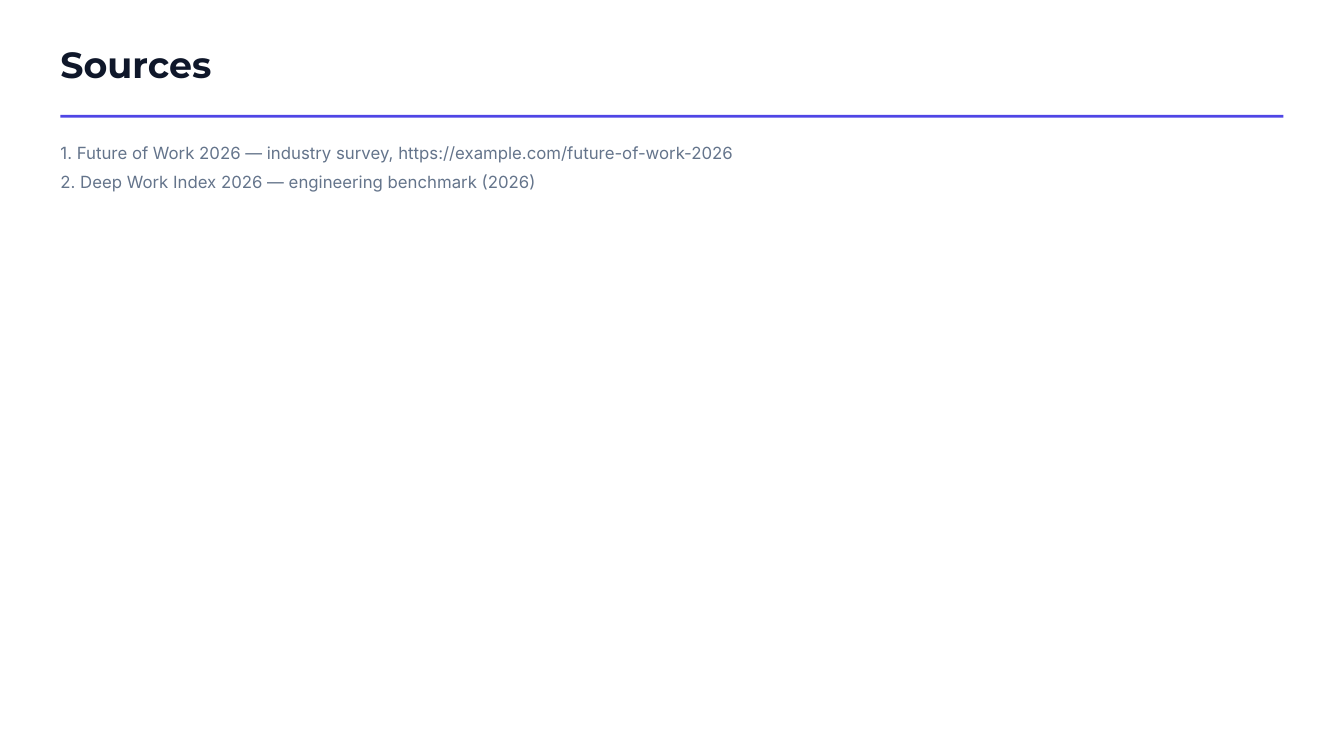
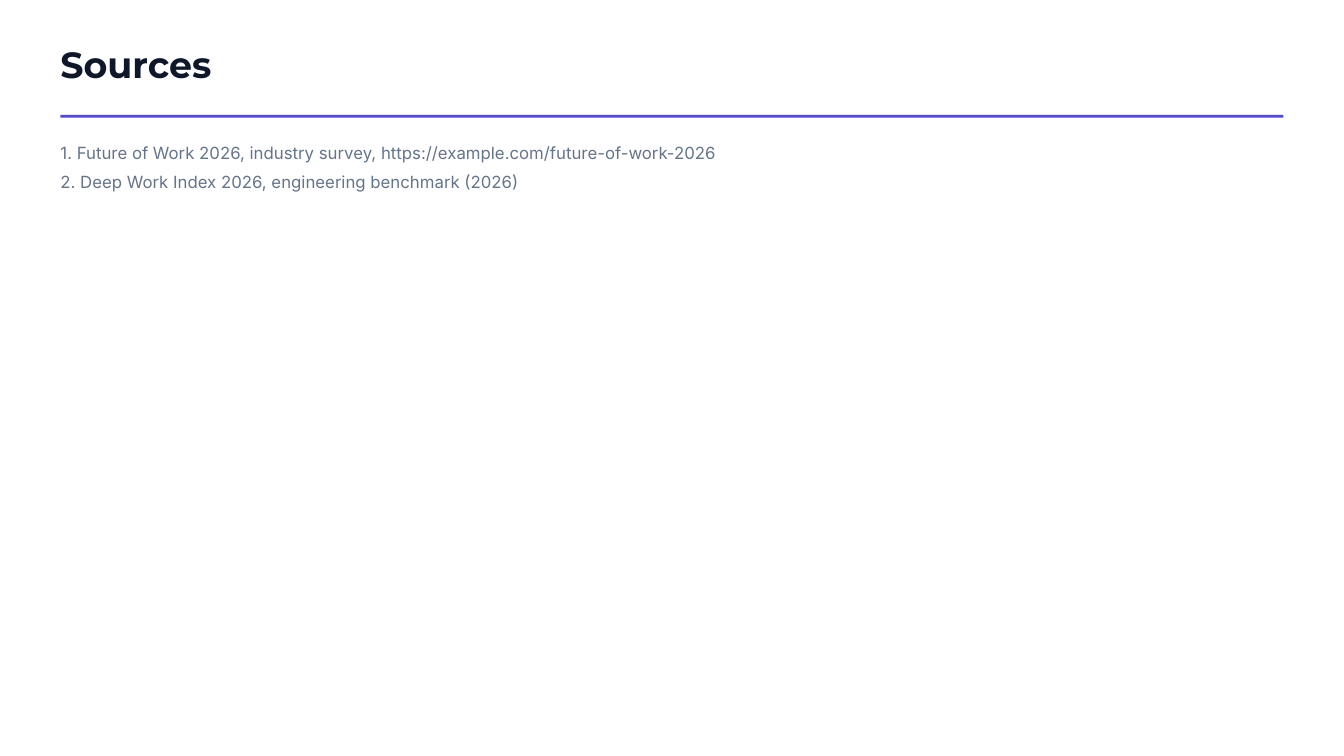
Before and after one commit to kirti34n/docloom, a slide deck: slide 14 of examples/output/showcase.pptx. Drawn at 1344x756 pixels with LibreOffice and Linux fonts; fonts in the diff are those of the drawing. Boxes give left, top, right and bottom in pixels: in the first picture for what was removed or moved away, otherwise in the second. Text is boxed around its words. In the diff, an @@ line names an element or a change of style, - is before the commit and + after.

Commit message:
Harden the renderers and studio against adversarial documents
Found with a multi-agent review plus an empirical render battery. Engine:
- pptx: validate per-slide accent by charset (int base-16 accepted 0x/underscore/sign strings and then crashed the render)
- pptx: quote layout no longer drops its right column; the chart fallback survives an unembeddable image; empty-label chart tables keep every value; the sources slide numbers duplicates to match the citation superscripts
- typst: embed only raster formats Typst can decode (BMP/TIFF/ICO were crashing the compile)
- xlsx: empty formulas and out-of-range ints no longer crash the write
- html: normalize ragged tables and sheets, and guard unreadable image bytes
- docx and typst: render workbook sheets, which were silently dropped
- markdown: skip zero-column tables that produced malformed output

Studio:
- sources: sanitize the upload filename to a basename (path traversal)
- generate: per-slide lint uses the notebook source ids, lint runs before image assets are baked, and the citation gate walks table cells
- notebooks: delete chat_messages before the notebook so the foreign key holds
- embeddings: guard mixed embedding dimensions and keep non-Latin chunks distinct when deduping
- ingest: handle cancellation so sources are not stuck pending, and check HTTP status on url fetch

Adds tests/test_robustness.py and re-renders the example showcase.

```diff
--- a/examples/output/showcase.pptx
+++ b/examples/output/showcase.pptx
@@ text at <box>60,146,716,192</box>: text changed @@
-1. Future of Work 2026 — industry survey, https://example.com/future-of-work-2026
-2. Deep Work Index 2026 — engineering benchmark (2026)
+1. Future of Work 2026, industry survey, https://example.com/future-of-work-2026
+2. Deep Work Index 2026, engineering benchmark (2026)
```
Also in this commit, not shown: 15 other files.
